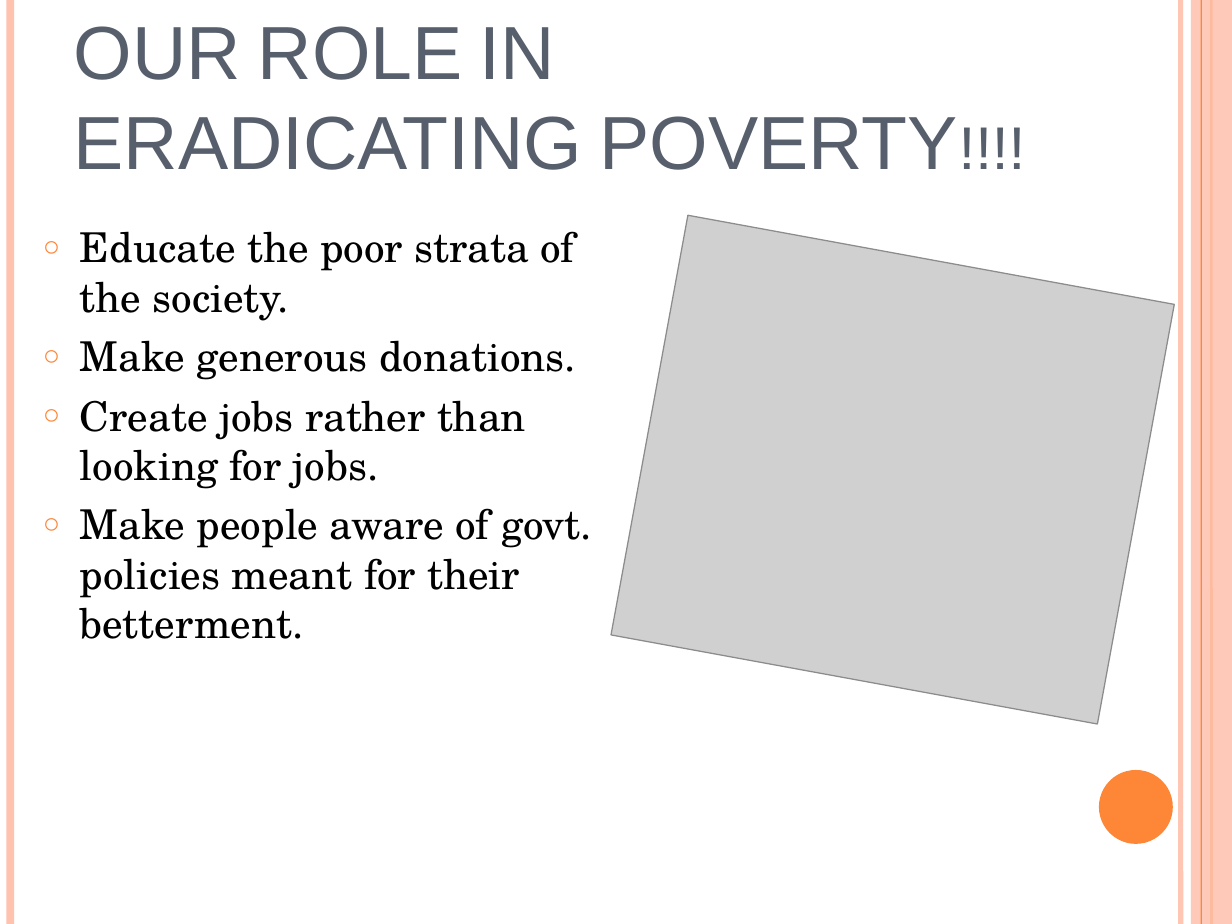
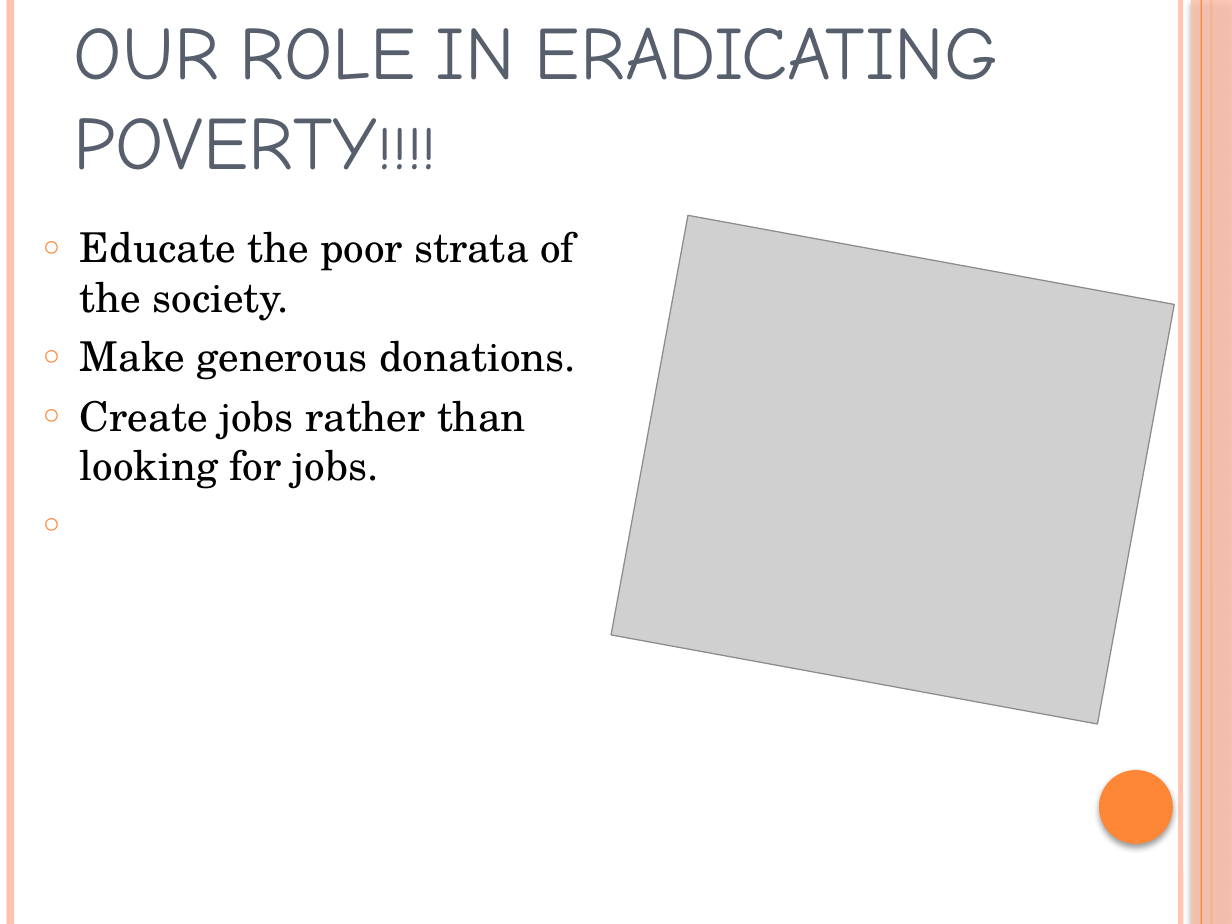
Before and after one commit to ashuche-niya/ashuche-niya.github.io, a slide deck: slide 8 of POVERTY IN INDIA.pptx. Drawn at 1232x924 pixels with LibreOffice and Linux fonts; fonts in the diff are those of the drawing; grey boxes stand for pictures. Boxes give left, top, right and bottom in pixels: in the first picture for what was removed or moved away, otherwise in the second. Text is boxed around its words. In the diff, an @@ line names an element or a change of style, - is before the commit and + after.

```diff
--- a/POVERTY IN INDIA.pptx
+++ b/POVERTY IN INDIA.pptx
@@ text "OUR ROLE IN ERADICATING POVERTY!!!!" at box(74, 27, 998, 170): font Arial to Comic Neue @@
@@ rectangle at box(1191, 0, 1232, 924): shadow on @@
@@ text at box(80, 508, 592, 639): paragraph removed @@
-○ Make people aware of govt. policies meant for their betterment.
@@ ellipse at box(1099, 770, 1173, 844): shadow on @@
```
Also in this commit, not shown: 8 other slides changed.
